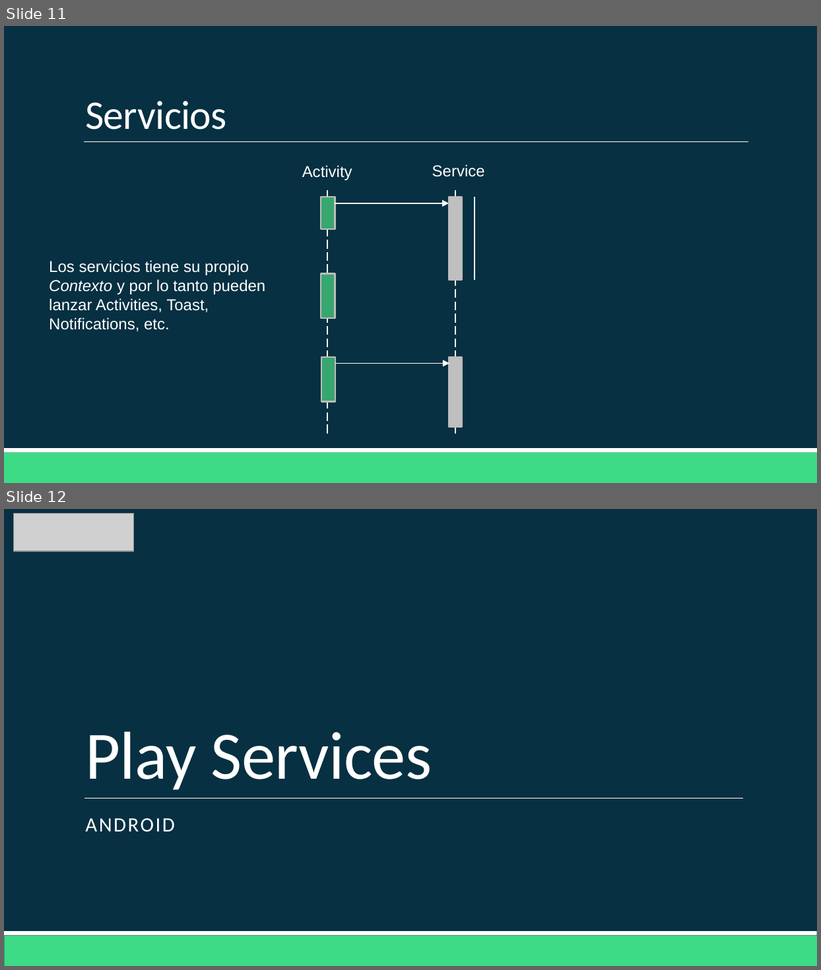
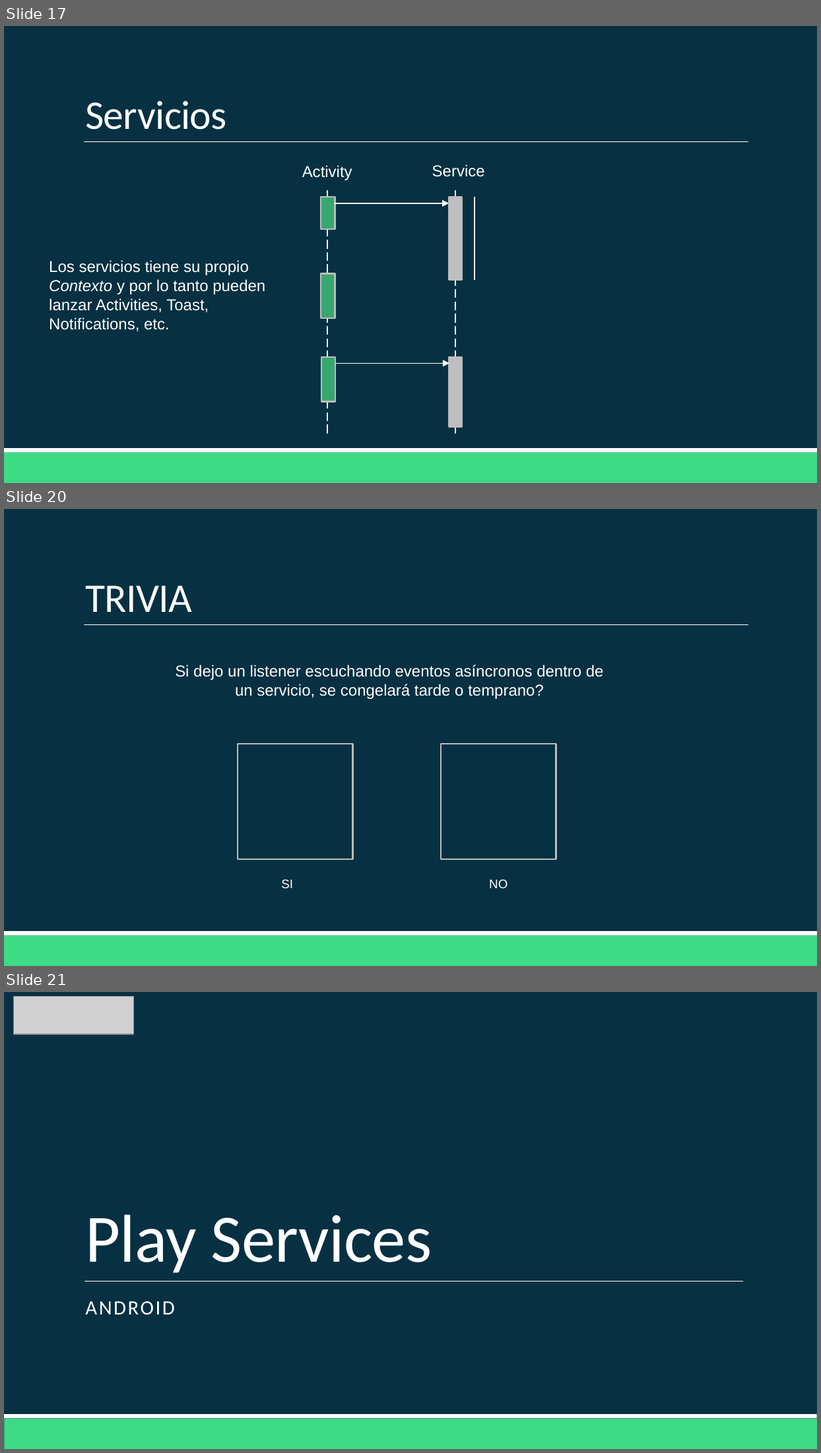
Before and after one commit to Domiciano/AppMoviles201, a slide deck: Clase 12/Clase 12.pptx. Shown one above the other, each under a label of ours: slides 11 and 12 before the commit, slides 17, 20 and 21 after it; the slides between them are not shown. The pictures are 821x970 and 821x1453 pixels, drawn with LibreOffice and Linux fonts; fonts in the diff are those of the drawing; grey boxes stand for pictures. Boxes give left, top, right and bottom in pixels: in the first picture for what was removed or moved away, otherwise in the second. Text is boxed around its words. In the diff, an @@ line names an element or a change of style, - is before the commit and + after.

```diff
--- a/Clase 12/Clase 12.pptx
+++ b/Clase 12/Clase 12.pptx
@@ slide 20 added at bbox=[4, 509, 817, 966], background #073042; not listed: 3 template elements that a slide beside it also shows @@
@@ title added at bbox=[85, 586, 192, 612], 36 pt, text #FFFFFF @@
+TRIVIA
@@ text added at bbox=[175, 665, 604, 699], 14 pt, text #FFFFFF @@
+Si dejo un listener escuchando eventos asíncronos dentro de un servicio, se congelará tarde o temprano?
@@ rectangle added at bbox=[238, 744, 353, 859], outline #BDBDBD 1.25 pt @@
@@ rectangle added at bbox=[441, 744, 556, 859], outline #BDBDBD 1.25 pt @@
@@ text added at bbox=[281, 880, 293, 889], 11 pt, text #FFFFFF @@
+SI
@@ text added at bbox=[489, 880, 508, 889], 11 pt, text #FFFFFF @@
+NO
@@ what was slide 11 is now slide 17 @@
@@ what was slide 12 is now slide 21 @@
```
Also in this commit, not shown: 12 other slides added, 2 other files.
